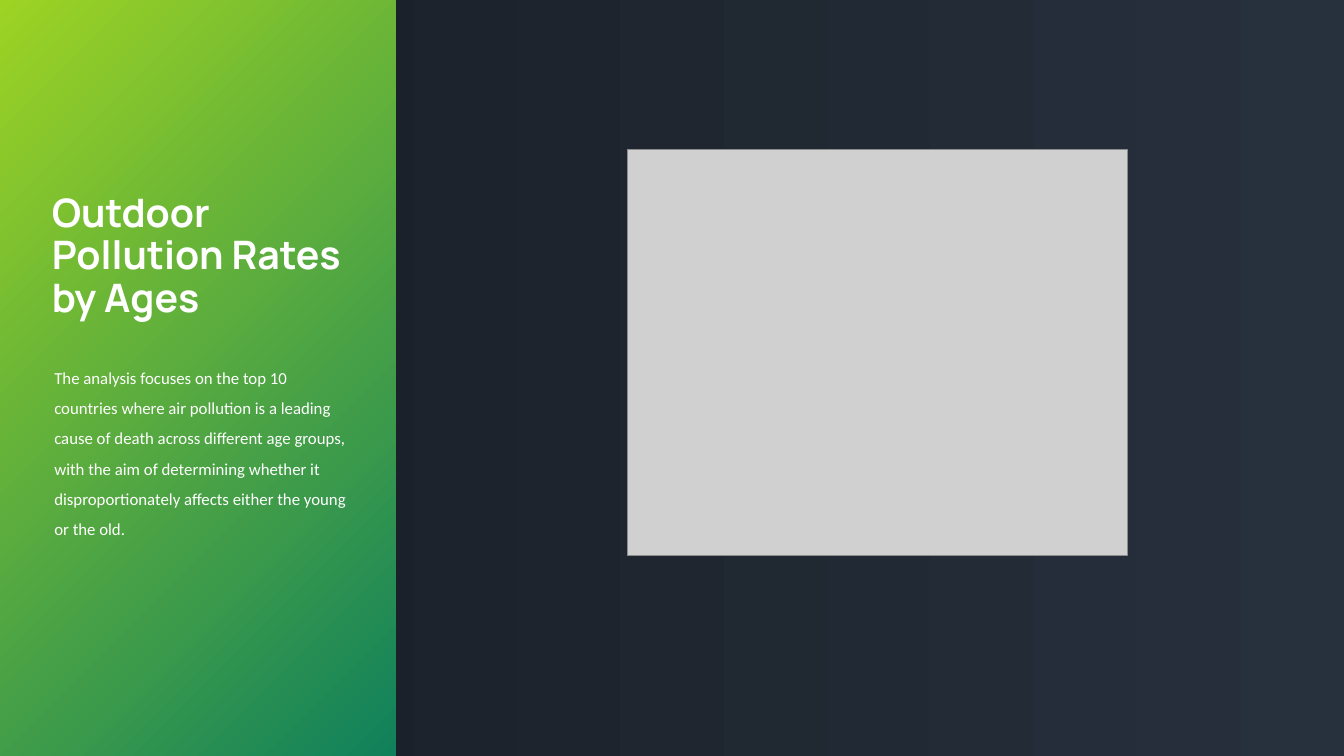
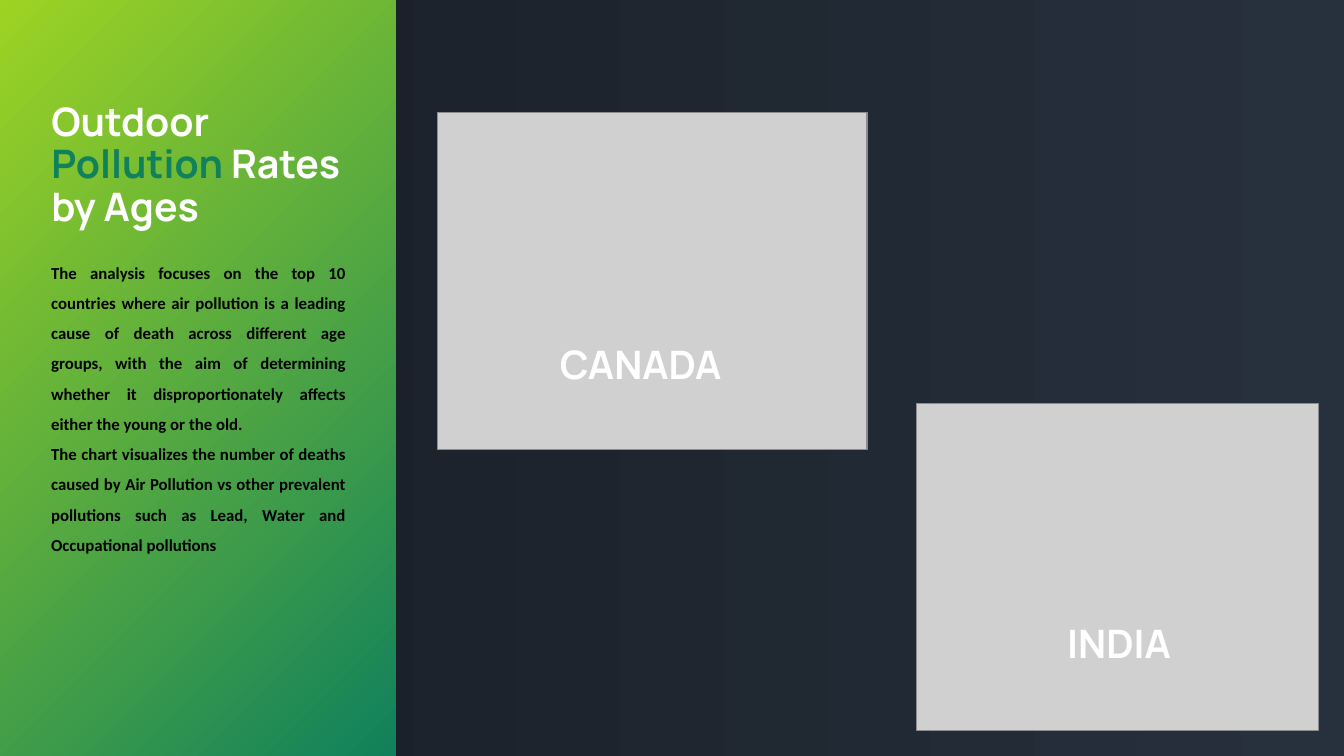
Before and after one commit to sameenshahzad/Project-3_Group-13, a slide deck: slide 8 of Slides & Analysis/Air Pollution.pptx. Drawn at 1344x756 pixels with LibreOffice and Linux fonts; fonts in the diff are those of the drawing; grey boxes stand for pictures. Boxes give left, top, right and bottom in pixels: in the first picture for what was removed or moved away, otherwise in the second. Text is boxed around its words. In the diff, an @@ line names an element or a change of style, - is before the commit and + after.

```diff
--- a/Slides & Analysis/Air Pollution.pptx
+++ b/Slides & Analysis/Air Pollution.pptx
@@ text "Outdoor Pollution Rates by Ages": place and size @@
-text "Outdoor Pollution Rates by Ages" at (52,198,341,322)
+text "Outdoor Pollution Rates by Ages" at (51,107,340,231)
@@ text "Outdoor Pollution Rates by Ages" at (51,107,340,231): text colour #FFFFFF to #11815C in "Pollution" @@
@@ picture added at (438,112,867,450) @@
@@ picture removed at (627,150,1128,556) @@
@@ text "The analysis focuses on the ...": place and size @@
-text "The analysis focuses on the ..." at (54,372,346,535)
+text "The analysis focuses on the ..." at (51,267,346,554)
@@ text at (51,267,346,433): text colour #FFFFFF to #000000, bold on in "The analysis focuses on the top 10 ..."; alignment left to justified @@
@@ text added at (560,351,722,379), 28 pt, text #FFFFFF, bold @@
+CANADA
@@ picture added at (918,403,1319,730) @@
@@ text at (51,448,345,554): paragraph added @@
+The chart visualizes the number of deaths caused by Air Pollution vs other prevalent pollutions such as Lead, Water and Occupational pollutions
@@ text added at (1067,630,1171,658), 28 pt, text #FFFFFF, bold @@
+INDIA
```
Also in this commit, not shown: 6 other slides changed, 1 slide added, 4 slides removed.
